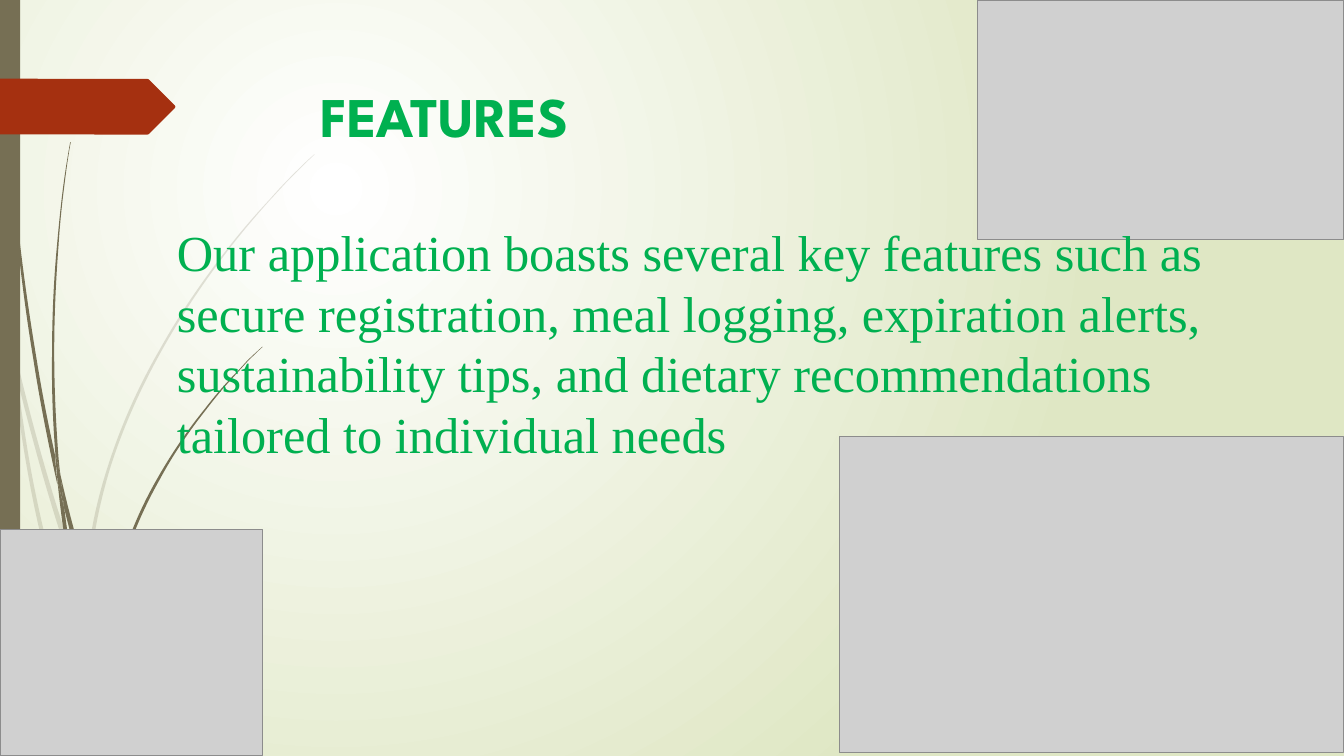
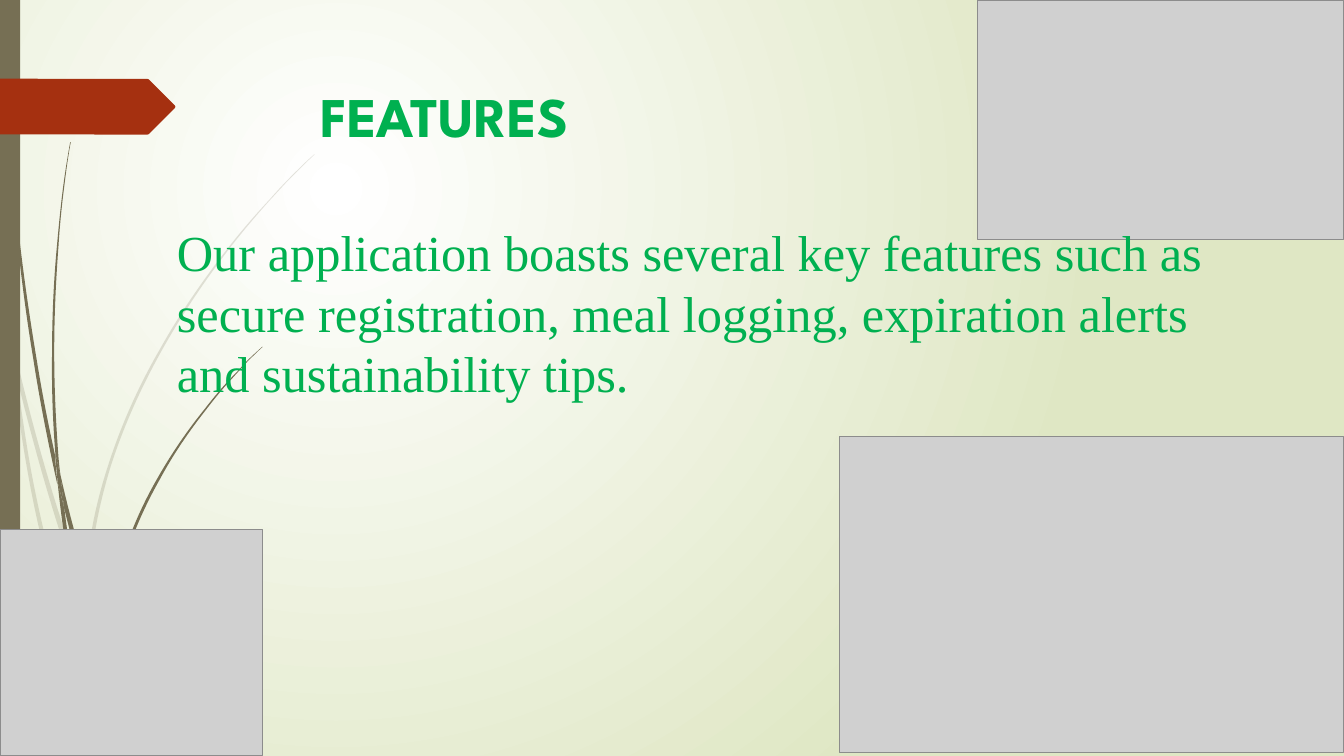
Before and after one commit to valary-esendi/project_pitch_decks, a slide deck: slide 4 of web pitch deck.pptx. Drawn at 1344x756 pixels with LibreOffice and Linux fonts; fonts in the diff are those of the drawing; grey boxes stand for pictures. Boxes give left, top, right and bottom in pixels: in the first picture for what was removed or moved away, otherwise in the second. Text is boxed around its words. In the diff, an @@ line names an element or a change of style, - is before the commit and + after.

```diff
--- a/web pitch deck.pptx
+++ b/web pitch deck.pptx
@@ text at [177, 232, 1202, 403]: text changed @@
-Our application boasts several key features such as secure registration, meal logging, expiration alerts, sustainability tips, and dietary recommendations tailored to individual needs
+Our application boasts several key features such as secure registration, meal logging, expiration alerts and sustainability tips.
```
Also in this commit, not shown: 1 other slide changed.
